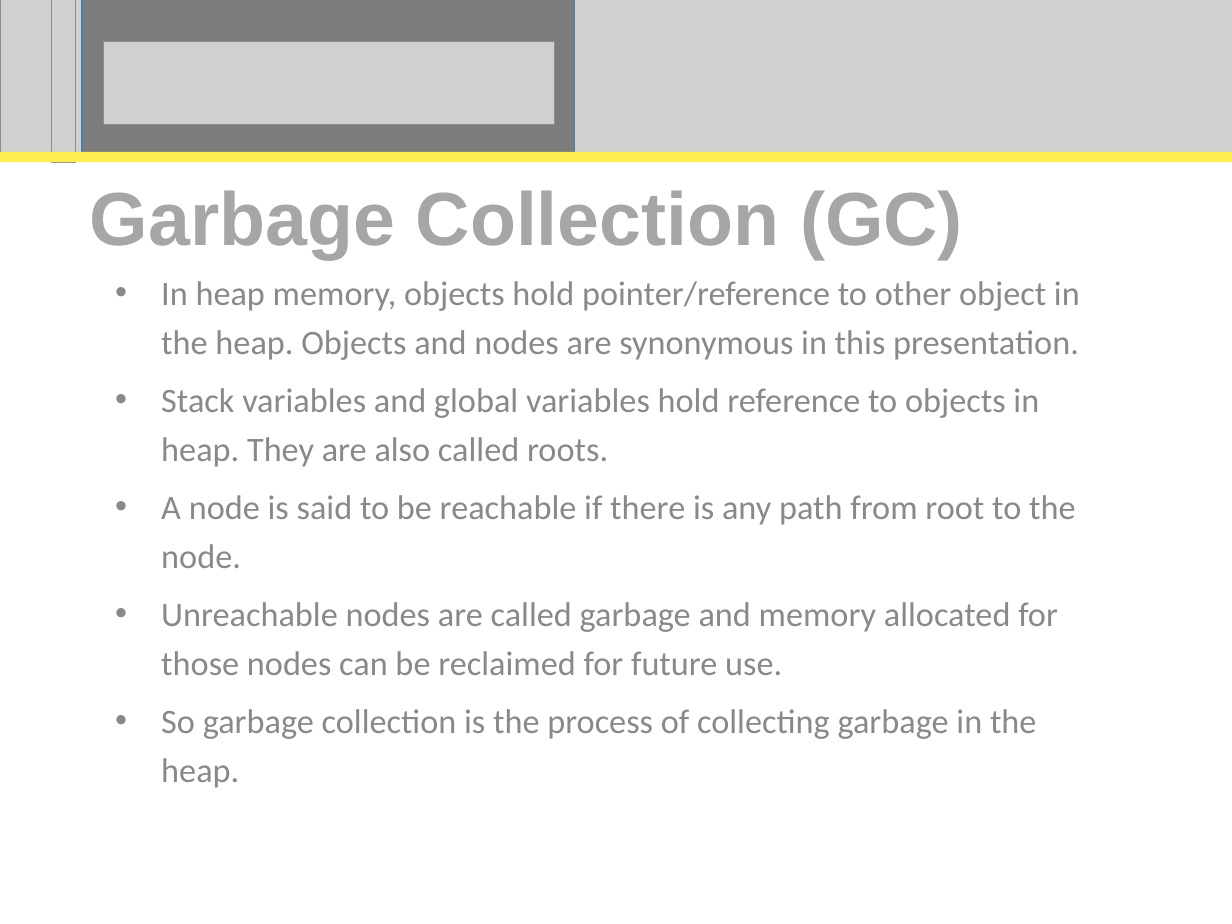
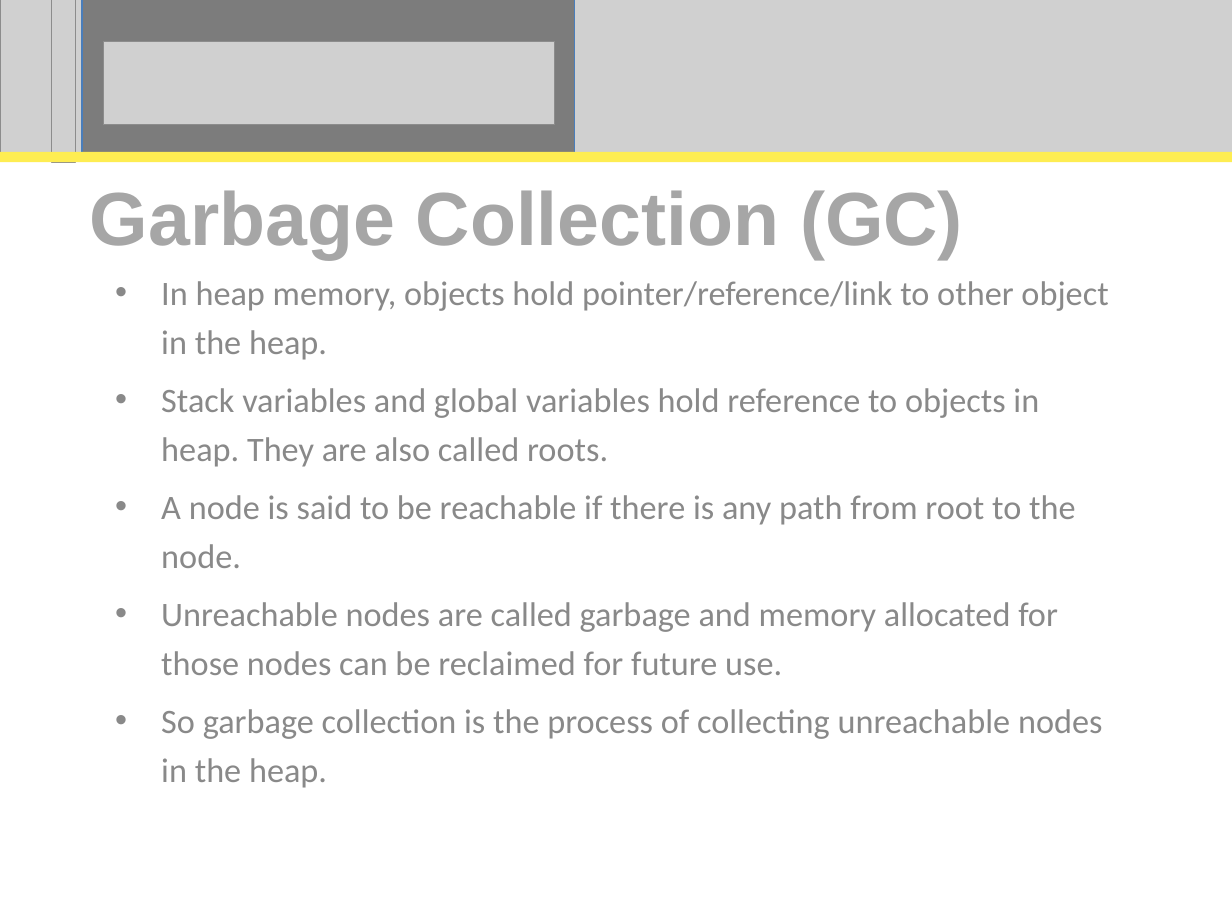
Before and after one commit to perpetualcoder/thesis, a slide deck: slide 2 of thesis-writing/thesisppt/Proposal.ppt. Drawn at 1232x924 pixels with LibreOffice and Linux fonts; fonts in the diff are those of the drawing; grey boxes stand for pictures. Boxes give left, top, right and bottom in pixels: in the first picture for what was removed or moved away, otherwise in the second. Text is boxed around its words. In the diff, an @@ line names an element or a change of style, - is before the commit and + after.

```diff
--- a/thesis-writing/thesisppt/Proposal.ppt
+++ b/thesis-writing/thesisppt/Proposal.ppt
@@ subtitle at (x1=161, y1=281, x2=1108, y2=360): text changed @@
-• In heap memory, objects hold pointer/reference to other object in the heap. Objects and nodes are synonymous in this presentation.
+• In heap memory, objects hold pointer/reference/link to other object in the heap.
@@ subtitle at (x1=161, y1=709, x2=1102, y2=788): text changed @@
-• So garbage collection is the process of collecting garbage in the heap.
+• So garbage collection is the process of collecting unreachable nodes in the heap.
```
Also in this commit, not shown: 21 other slides changed, 3 slides added, 6 slides removed.
